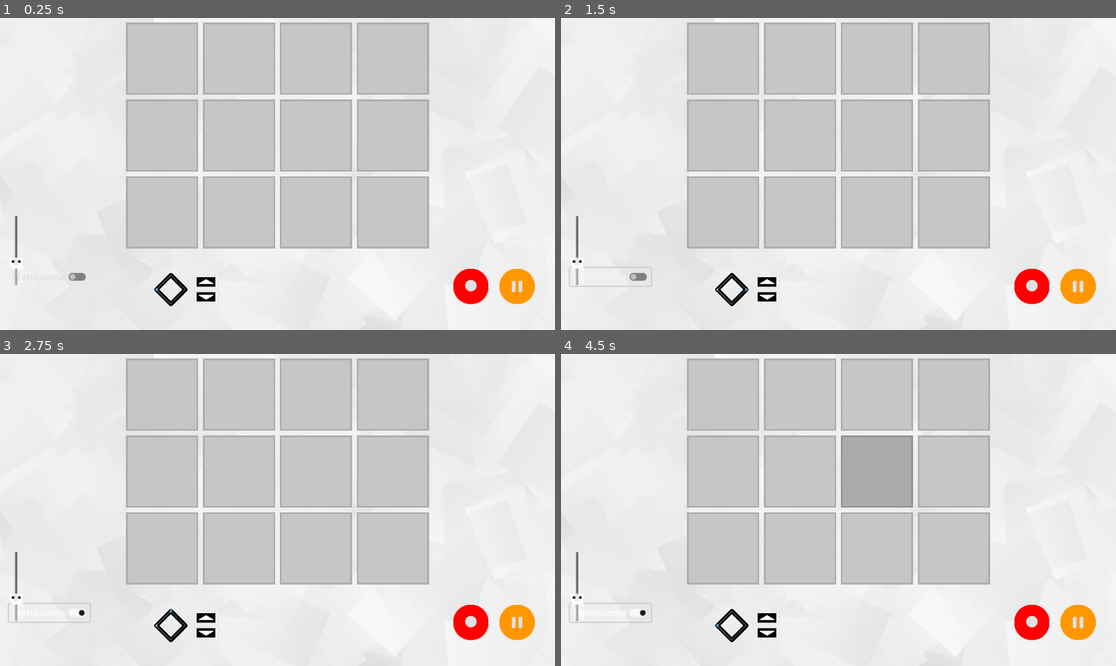
Above: before the commit, frames 1-4 (two rows, left to right).
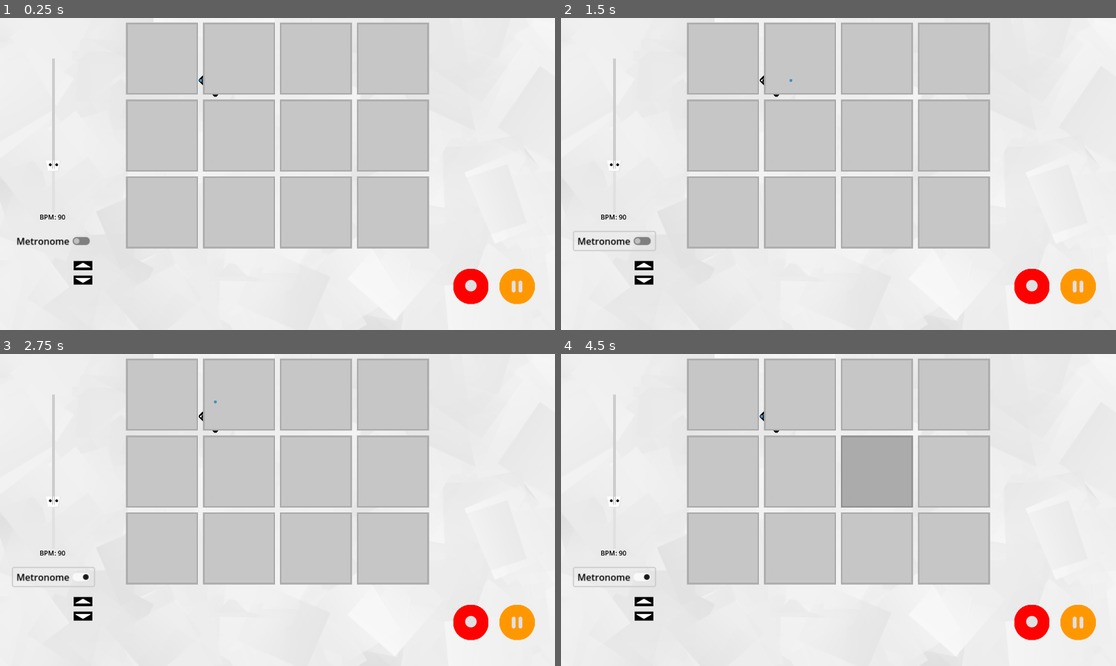
Above: after the commit, the same moments.

Repository: avery-gallant/hci-group-project
Game: Godot game, scene res://scenes/station.tscn
Same seed, same stepped clock (60 frames per second), same inputs: the game is played once before the commit and once after it.
Inputs (mouse positions are in pixels of both pictures, inside the frame that each line leads up to):
- Up to frame 1 (0.25 s): no input
- Up to frame 2 (1.5 s): click "Metronome" at 0.5 s; click "Metronome" at 1.25 s
- Up to frame 3 (2.75 s): click "Metronome" at 2 s
- Up to frame 4 (4.5 s): move the mouse to (960, 494) at 2.77 s; click (960, 494) at 2.92 s; tap Enter at 3.5 s; move the mouse to (727, 525) at 3.52 s; click (727, 525) at 3.67 s; tap Space at 4.25 s; move the mouse to (894, 441) at 4.27 s; click (894, 441) at 4.42 s

The runs differ from the first frame. In frame 1, 1.2% of the frame differs, in the area x 2-40%, y 13-93%; in frame 2, 1.3%, in the area x 1-42%, y 13-93%; in frame 3, 1.2%; in frame 4, 1.2%.

Commit message:
buttons have colours

Diff:
--- a/Hci project/scenes/grid_1.gd
+++ b/Hci project/scenes/grid_1.gd
@@ -4,12 +4,20 @@
 @export var buttonWidth : float
 @export var dimensions : Vector2
 
+var colours : Array
+
 func _ready():
-	position.x = 420
-	position.y = 0
+	colours = [Color(255, 0, 0), Color(24,155,204), Color(24,155,204), Color(24,155,204),
+				Color(24,155,204), Color(24,155,204), Color(24,155,204), Color(24,155,204),
+				Color(24,155,204), Color(24,155,204), Color(24,155,204), Color(24,155,204)]
+
 	var xIndex : int = 0
 	var yIndex : int = 0
+	var i = 0
 	for button in get_children():
 		button.position = Vector2(spacing + xIndex*(buttonWidth+spacing), spacing + yIndex*(buttonWidth+spacing))
 		if((xIndex+1)%int(dimensions.x) == 0): yIndex+=1
 		xIndex = (xIndex+1)%int(dimensions.x)
+		button.colour = colours[i]
+		print(button.colour)
+		i += 1
--- a/Hci project/scenes/metronome.tscn
+++ b/Hci project/scenes/metronome.tscn
@@ -11,34 +11,56 @@
 [ext_resource type="Texture2D" uid="uid://cyaqwdc8j7qdy" path="res://texture/downPlaceholder.png" id="7_bm23j"]
 [ext_resource type="Texture2D" uid="uid://bf4ygs3o8m5nd" path="res://texture/downInvPlaceholder.png" id="8_d1fux"]
 
+[sub_resource type="StyleBoxFlat" id="StyleBoxFlat_5f4i2"]
+bg_color = Color(0.617014, 0.624845, 0.259357, 1)
+border_width_left = 5
+border_width_top = 5
+border_width_right = 5
+border_width_bottom = 5
+corner_detail = 12
+
 [node name="metronome" type="Node2D"]
 script = ExtResource("1_da4oh")
 timeSig = 4
+shapeOffsetX = 700
+shapeOffsetY = 700
 
 [node name="toggleMetronome" type="CheckButton" parent="."]
-offset_right = 140.0
-offset_bottom = 31.0
+offset_left = -140.0
+offset_top = 600.0
+offset_bottom = 631.0
 scale = Vector2(2, 2)
+theme_override_colors/font_disabled_color = Color(0, 0, 0, 1)
+theme_override_colors/font_hover_pressed_color = Color(0, 0, 0, 1)
+theme_override_colors/font_hover_color = Color(0, 0, 0, 1)
+theme_override_colors/font_pressed_color = Color(0, 0, 0, 1)
+theme_override_colors/font_focus_color = Color(0, 0, 0, 1)
+theme_override_colors/font_color = Color(0, 0, 0, 1)
+theme_override_colors/font_outline_color = Color(0, 0, 0, 1)
 text = "Metronome"
 
 [node name="bpmSlider" type="HSlider" parent="."]
-offset_top = 60.0
-offset_right = 240.0
-offset_bottom = 76.0
+offset_left = -25.0
+offset_top = 532.0
+offset_right = 507.0
+offset_bottom = 582.0
 rotation = -1.5708
 theme_override_icons/grabber = ExtResource("2_cwptv")
 theme_override_icons/grabber_highlight = ExtResource("3_rrwut")
-min_value = 10.0
-max_value = 300.0
+theme_override_styles/slider = SubResource("StyleBoxFlat_5f4i2")
+min_value = 40.0
+max_value = 218.0
 value = 90.0
 script = ExtResource("2_iyw8x")
 
 [node name="Label" type="Label" parent="bpmSlider"]
 layout_mode = 0
-offset_left = 5.0
-offset_top = 31.0
-offset_right = 100.0
-offset_bottom = 77.0
+offset_top = -23.0
+offset_right = 95.0
+offset_bottom = 23.0
+rotation = 1.5708
+theme_override_colors/font_color = Color(0, 0, 0, 1)
+theme_override_font_sizes/font_size = 23
 text = "BPM : 90"
 
 [node name="Timer" type="Timer" parent="."]
@@ -52,12 +74,12 @@
 volume_db = 19.857
 
 [node name="TSUP" type="TouchScreenButton" parent="."]
-position = Vector2(650, 33)
+position = Vector2(70, 700)
 texture_normal = ExtResource("5_vtqou")
 texture_pressed = ExtResource("6_hp25g")
 
 [node name="TSDN" type="TouchScreenButton" parent="."]
-position = Vector2(650, 84)
+position = Vector2(70, 750)
 texture_normal = ExtResource("7_bm23j")
 texture_pressed = ExtResource("8_d1fux")
 
--- a/Hci project/scenes/station.tscn
+++ b/Hci project/scenes/station.tscn
@@ -1,8 +1,9 @@
-[gd_scene load_steps=13 format=3 uid="uid://4sdb1k7368h3"]
+[gd_scene load_steps=14 format=3 uid="uid://4sdb1k7368h3"]
 
 [ext_resource type="Texture2D" uid="uid://c3pochkd1tv15" path="res://texture/background.png" id="1_ya6gq"]
 [ext_resource type="Script" path="res://scenes/grid_1.gd" id="2_hsirv"]
 [ext_resource type="PackedScene" uid="uid://bkqm36ehhqyxk" path="res://scenes/soundbutton.tscn" id="2_y2sr4"]
+[ext_resource type="Texture2D" uid="uid://bpk8glcsnr8kx" path="res://texture/button_background.png" id="4_ojpy8"]
 [ext_resource type="PackedScene" uid="uid://lhgkadjaplcf" path="res://scenes/metronome.tscn" id="5_8ahy3"]
 [ext_resource type="Texture2D" uid="uid://ddyup8d3jy758" path="res://texture/Screenshot 2024-11-02 173809.png" id="5_kq2bn"]
 [ext_resource type="Texture2D" uid="uid://bivcy723jpnkv" path="res://texture/recordbutton.png" id="6_6g5qj"]
@@ -23,6 +24,7 @@
 [node name="soundButtons" type="Node2D" parent="."]
 
 [node name="grid1" type="Node2D" parent="soundButtons"]
+position = Vector2(420, 0)
 script = ExtResource("2_hsirv")
 spacing = 16.0
 buttonWidth = 250.0
@@ -64,6 +66,10 @@
 [node name="SoundButton12" parent="soundButtons/grid1" instance=ExtResource("2_y2sr4")]
 z_index = 1
 
+[node name="Sprite2D" type="Sprite2D" parent="soundButtons"]
+position = Vector2(960, 406)
+texture = ExtResource("4_ojpy8")
+
 [node name="sounbank" type="Button" parent="."]
 visible = false
 z_index = 1
@@ -75,7 +81,7 @@
 
 [node name="metronome" parent="." instance=ExtResource("5_8ahy3")]
 z_index = 1
-position = Vector2(31, 865)
+position = Vector2(185, 141)
 shapeOffsetX = 560
 shapeOffsetY = 75
 shapeScale = 50
--- a/Hci project/scripts/TouchScreenButton.gd
+++ b/Hci project/scripts/TouchScreenButton.gd
@@ -13,6 +13,8 @@
 
 var empty_depressed = ImageTexture.create_from_image(d);
 var empty_pressed = ImageTexture.create_from_image(c);
+
+@export var colour: Color
 
 # Called when the node enters the scene tree for the first time.
 func _ready():
--- a/Hci project/scripts/sound_loader.gd
+++ b/Hci project/scripts/sound_loader.gd
@@ -7,6 +7,7 @@
 @export var buttonRadius : int
 @export var maxRow : int
 @export var spacing : float
+@export var colour : Color
 
 var numButtons
 
@@ -19,6 +20,7 @@
 signal loadSound
 
 func _ready():
+	await get_parent().get_parent()._ready()
 	$bigButton/CollisionShape2D.shape.radius = 2.5*ringRadius
 	visible = false
 	scanFile()
@@ -30,9 +32,13 @@
 
 	$Label.set("theme_override_colors/font_color", Color(0, 0, 0, 1))
 
+	colour = get_parent().colour
+	print(colour)
+
 func scanFile():
 	dir = DirAccess.open(path)
 	dir.list_dir_begin()
+	var i = 0
 	var file = dir.get_next()
 	while file != "":
 		var button = Area2D.new()
@@ -53,7 +59,7 @@
 		button.add_child(text)
 
 		button.mouse_entered.connect(onEntered.bind(button.name))
-		button.mouse_exited.connect(onReleased.bind(button.name))
+		button.mouse_exited.connect(onReleased.bind(button.name, i))
 
 		var texture = load("res://texture/soundloader_button.png");
 		var sprite = Sprite2D.new()
@@ -64,6 +70,7 @@
 
 		file = dir.get_next()
 		file = dir.get_next()
+		i += 1
 	dir.list_dir_end()
 
 func placeButtons():
@@ -90,10 +97,12 @@
 	$buttons.get_child(i).position.x = radius*cos(theta)
 	$buttons.get_child(i).position.y = radius*sin(theta)
 
-func onReleased(name : String):
+func onReleased(name : String, i: int):
 	if(!visible):
 		var file = path + name.replace("_", ".")
 		loadSound.emit(file)
+		get_parent().self_modulate = colour
+		print(i)
 
 func onEntered(name: String):
 	var file = path + name.replace("_", ".")
Not shown: 1 places in Hci project/scenes/metronome.tscn that only renumber resources
Binary file changed: Hci project/texture/button.png
Binary file added: Hci project/texture/button_background.png
Not shown, added: Hci project/texture/button_background.png.import
Binary file changed: Hci project/texture/button_pressed.png
Binary file changed: Hci project/texture/metronome_grabber.png
Binary file changed: Hci project/texture/metronome_grabber_grabbed.png
Binary file added: Hci project/texture/white.png
Not shown, added: Hci project/texture/white.png.import
